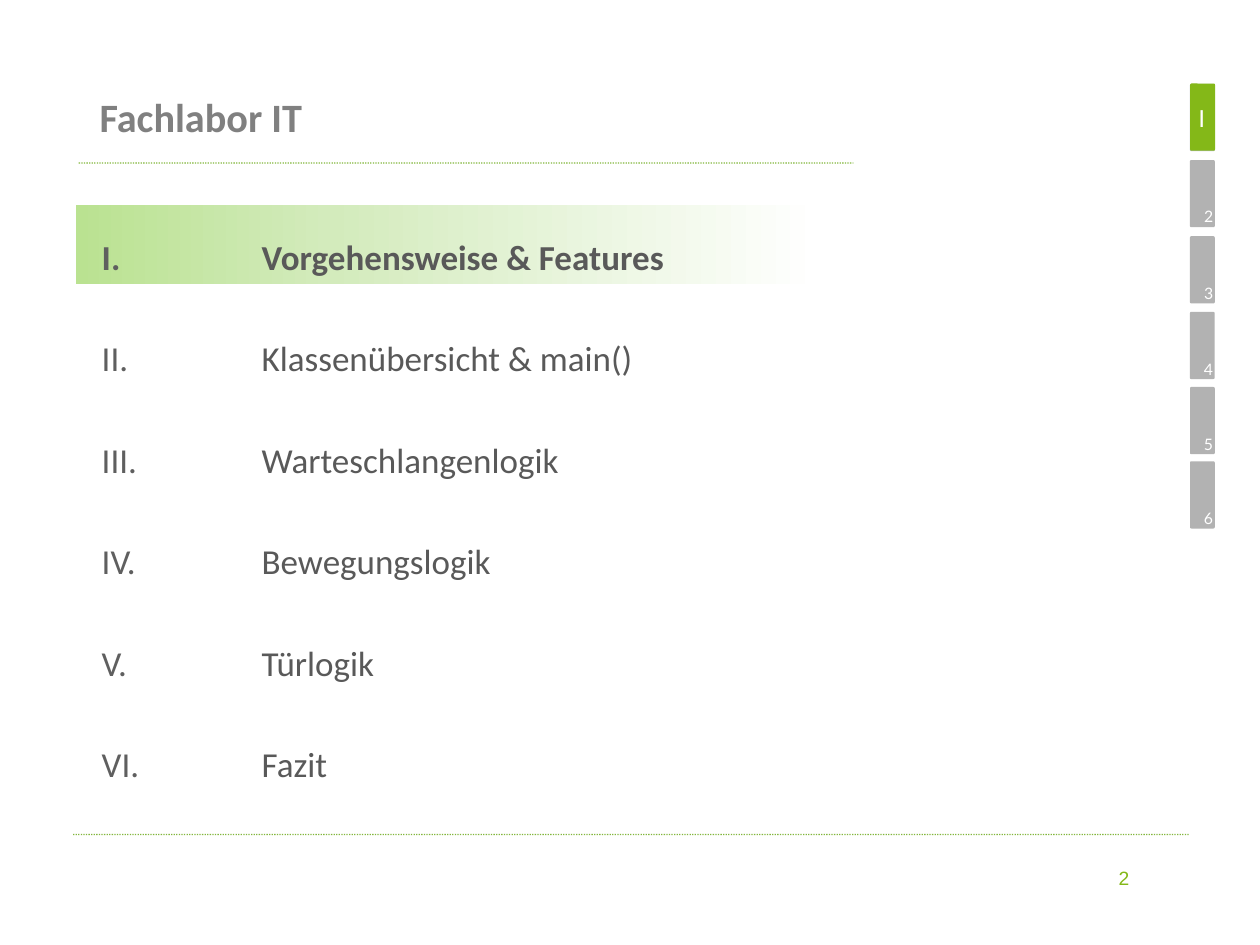
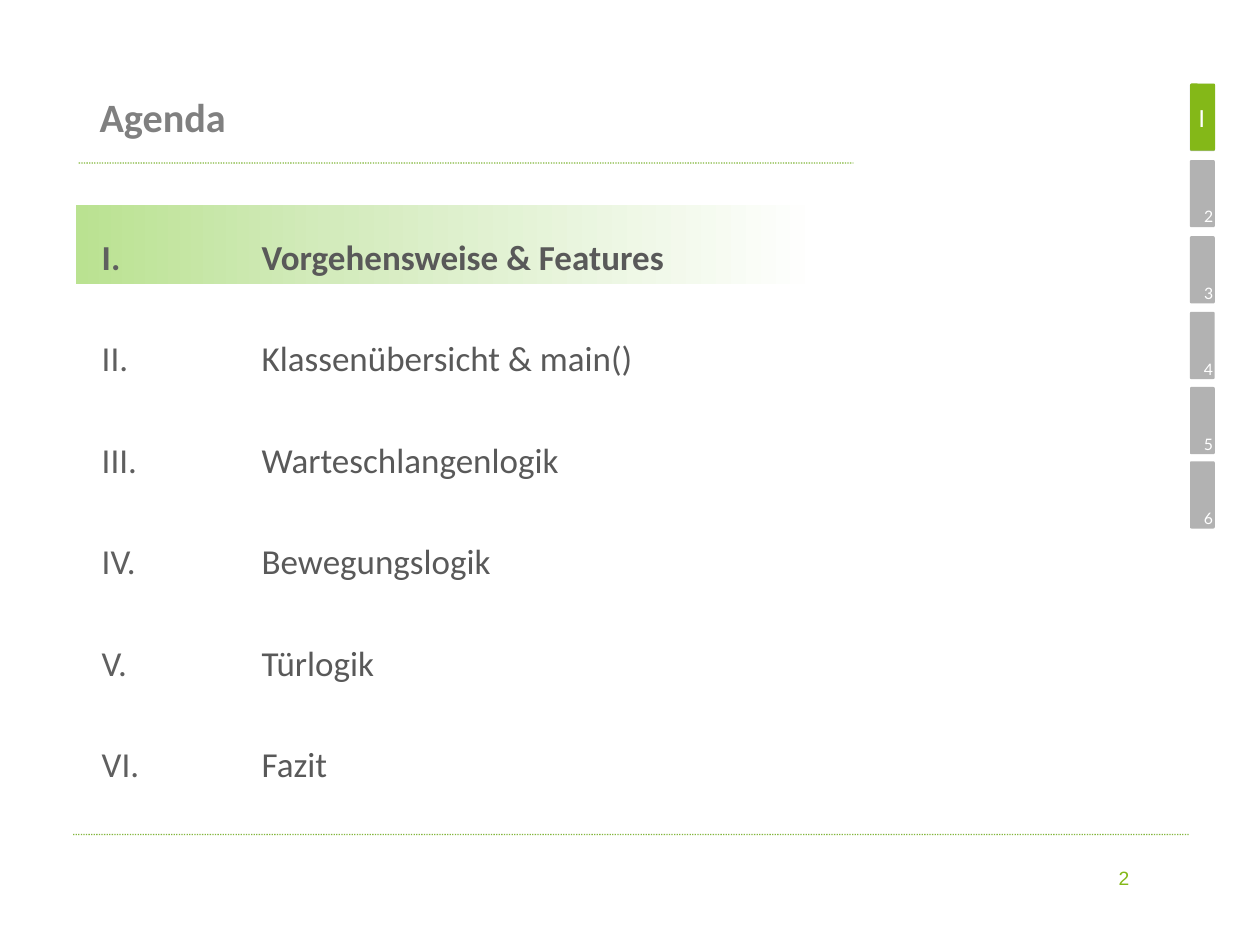
Before and after one commit to koeni90/elevatorUML, a slide deck: slide 2 of Präsentation ohne Ausgeblendete Folie.pptx. Drawn at 1260x945 pixels with LibreOffice and Linux fonts; fonts in the diff are those of the drawing; background and template pictures are left out. Boxes give left, top, right and bottom in pixels: in the first picture for what was removed or moved away, otherwise in the second. Text is boxed around its words. In the diff, an @@ line names an element or a change of style, - is before the commit and + after.

```diff
--- a/Präsentation ohne Ausgeblendete Folie.pptx
+++ b/Präsentation ohne Ausgeblendete Folie.pptx
@@ title at (100,104,226,139): text changed @@
-Fachlabor IT
+Agenda
```
Also in this commit, not shown: 6 other slides changed.
